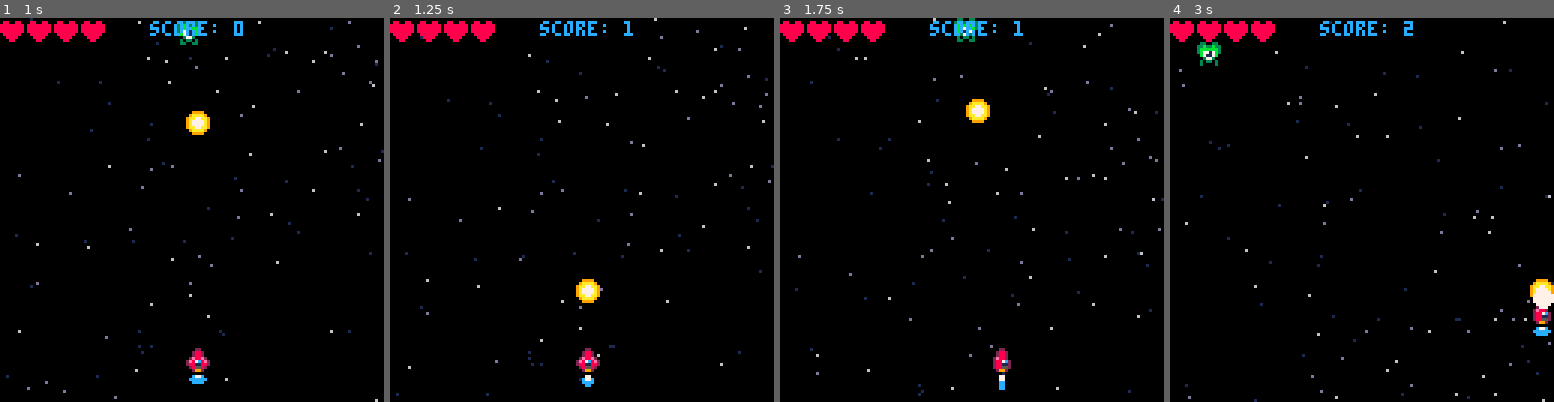
Above: before the commit, frames 1-4 (left to right).
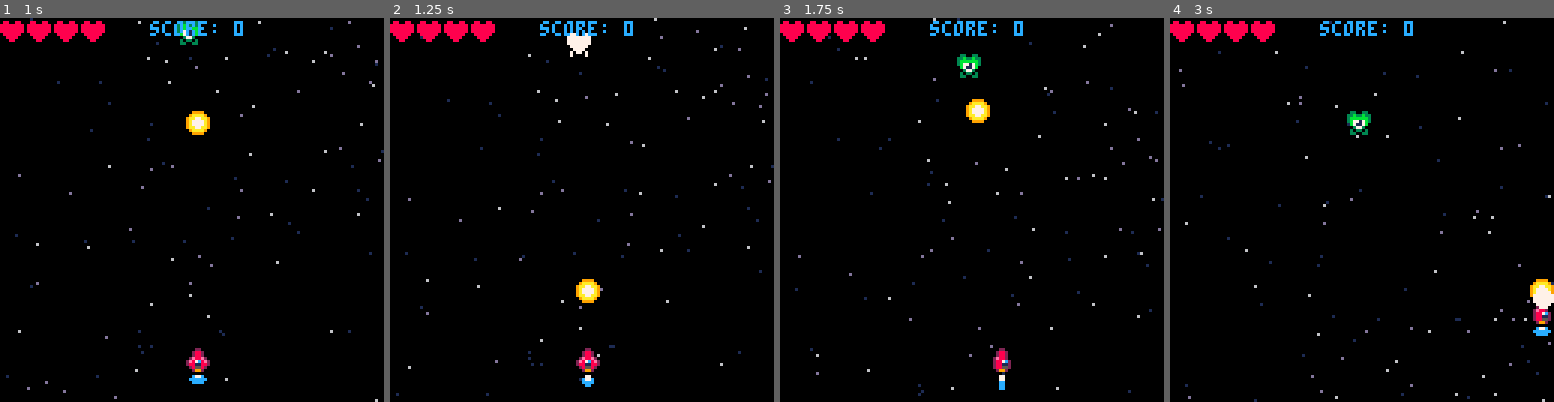
Above: after the commit, the same moments.

Repository: pixelocene/shmup
Game: PICO-8 cartridge shmup.p8
Same seed, same stepped clock (60 frames per second), same inputs: the game is played once before the commit and once after it.
Inputs:
- Up to frame 1 (1 s): tap X (X key) at 0.33 s; tap O (Z key) at 0.7 s
- Up to frame 2 (1.25 s): tap X (X key) at 1.07 s
- Up to frame 3 (1.75 s): hold Right from 1.6 s (still down); tap O (Z key) at 1.7 s
- Up to frame 4 (3 s): tap X (X key) at 1.85, 2.97 s; release Right at 2.1 s; tap O (Z key) at 2.1, 2.5, 2.9 s; hold Up 2.15-2.42 s; hold Right from 2.47 s (still down)

Frame 1 is identical in both runs. In frame 2, 0.3% of the frame differs, in the area x 46-64%, y 0-11%; in frame 3, 0.5%; in frame 4, 0.6%, in the area x 7-64%, y 1-31%.

Commit message:
:construction: Episode 14

Diff:
--- a/shmup.p8
+++ b/shmup.p8
@@ -2,7 +2,7 @@
 version 38
 __lua__
 -- shmup
--- current episode: 13
+-- current episode: 14
 
 function _init()
 	blinkt=1
@@ -65,6 +65,7 @@
 
 	bullets={}
 	enemies={}
+	explods={}
 
 	spawnenemy()
 
@@ -135,7 +136,17 @@
 	add(enemies,{
 		x=rnd(120),
 		y=-8,
-		sprt=21
+		sprt=21,
+		hp=5,
+		flash=0
+	})
+end
+
+function explode(x,y)
+	add(explods,{
+		x=x,
+		y=y,
+		age=1
 	})
 end
 -->8
@@ -222,11 +233,17 @@
 	for enemy in all(enemies) do
 		for bullet in all(bullets) do
 			if col(enemy,bullet) then
-				sfx(2)
-				del(enemies,enemy)
+				sfx(3)
+				enemy.hp-=1
+				enemy.flash=2
 				del(bullets,bullet)
-				score+=1
-				spawnenemy()
+				if enemy.hp<=0 then
+					sfx(2)
+					score+=1
+					explode(enemy.x+4,enemy.y+4)
+					del(enemies,enemy)
+					spawnenemy()
+				end
 			end
 		end
 	end
@@ -301,8 +318,30 @@
 		end
 	end
 
+	for explosion in all(explods) do
+		local frames={64,66,66,68,68,68,70,70,70,70,72,72,72,72,72,72}
+		spr(
+			frames[explosion.age],
+			explosion.x-8,
+			explosion.y-8,
+			2,
+			2
+		)
+		explosion.age+=1
+		if explosion.age>#frames then
+			del(explods,explosion)
+		end
+	end
+
 	for enemy in all(enemies) do
+		if enemy.flash>0 then
+			enemy.flash-=1
+			for i=1,15 do
+				pal(i,7)
+			end
+		end
 		drawsprt(enemy)
+		pal()
 	end
 
 	for bullet in all(bullets) do
Not shown, changed: 36 lines of the sprite sheet (__gfx__) section of shmup.p8
Not shown, changed: the sound effects (__sfx__) section of shmup.p8
